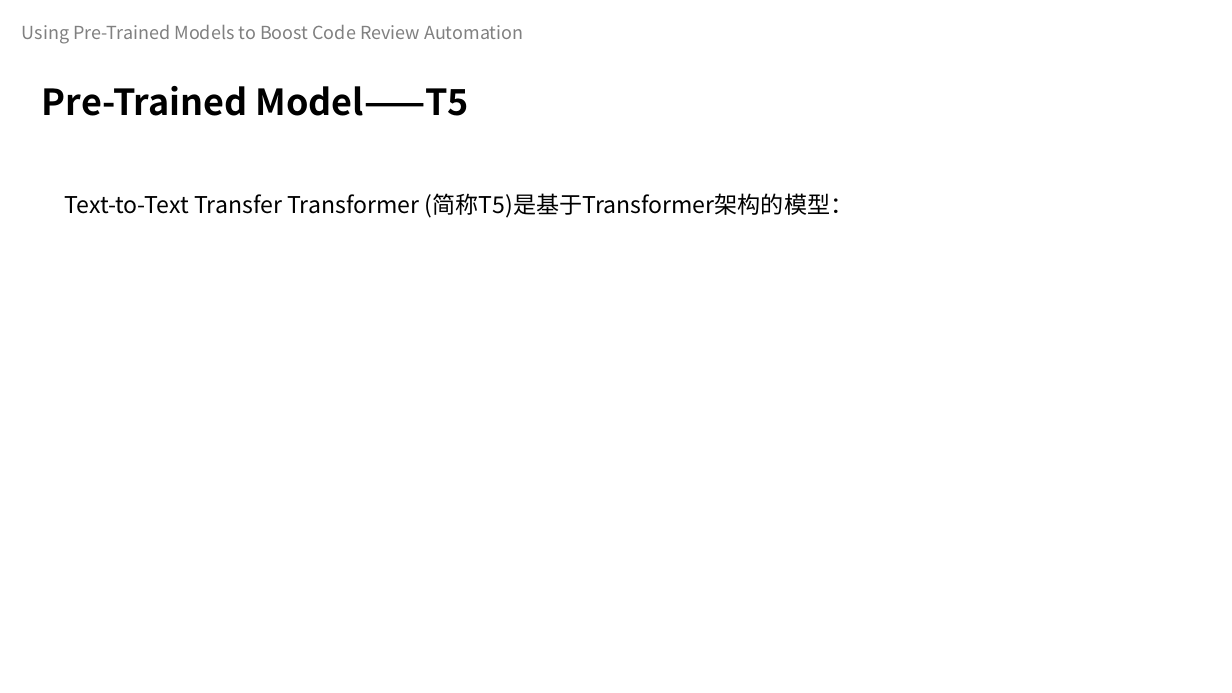
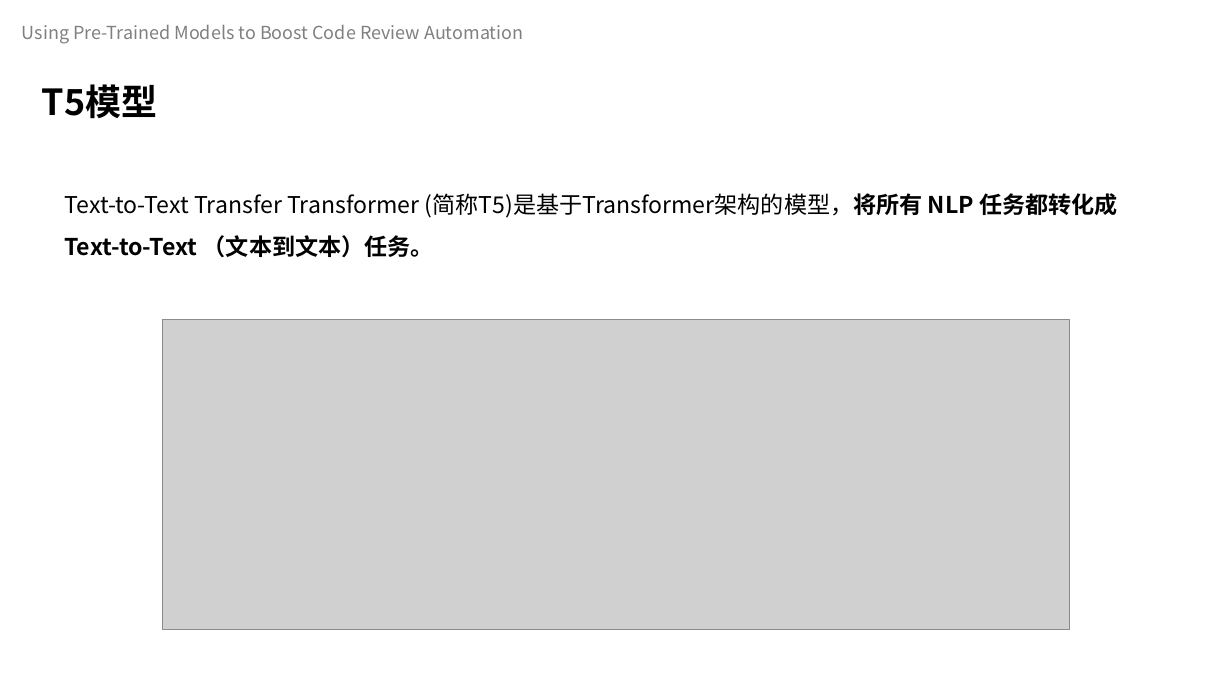
Before and after one commit to celeste-lingshi/Celeste, a slide deck: slide 5 of 汇报/软件测试展示_222126_项桂巳雨.pptx (slide 4 before the commit). Drawn at 1232x693 pixels with LibreOffice and Linux fonts; fonts in the diff are those of the drawing; grey boxes stand for pictures. Boxes give left, top, right and bottom in pixels: in the first picture for what was removed or moved away, otherwise in the second. Text is boxed around its words. In the diff, an @@ line names an element or a change of style, - is before the commit and + after.

```diff
--- a/汇报/软件测试展示_222126_项桂巳雨.pptx
+++ b/汇报/软件测试展示_222126_项桂巳雨.pptx
@@ text at [42,84,157,119]: text changed @@
-Pre-Trained Model——T5
+T5模型
@@ text at [64,193,1118,257]: text changed @@
-Text-to-Text Transfer Transformer (简称T5)是基于Transformer架构的模型：
+Text-to-Text Transfer Transformer (简称T5)是基于Transformer架构的模型，将所有 NLP 任务都转化成 Text-to-Text （文本到文本）任务。
@@ picture added at [163,319,1069,629] @@
```
Also in this commit, not shown: 3 slides added, 3 slides removed.
